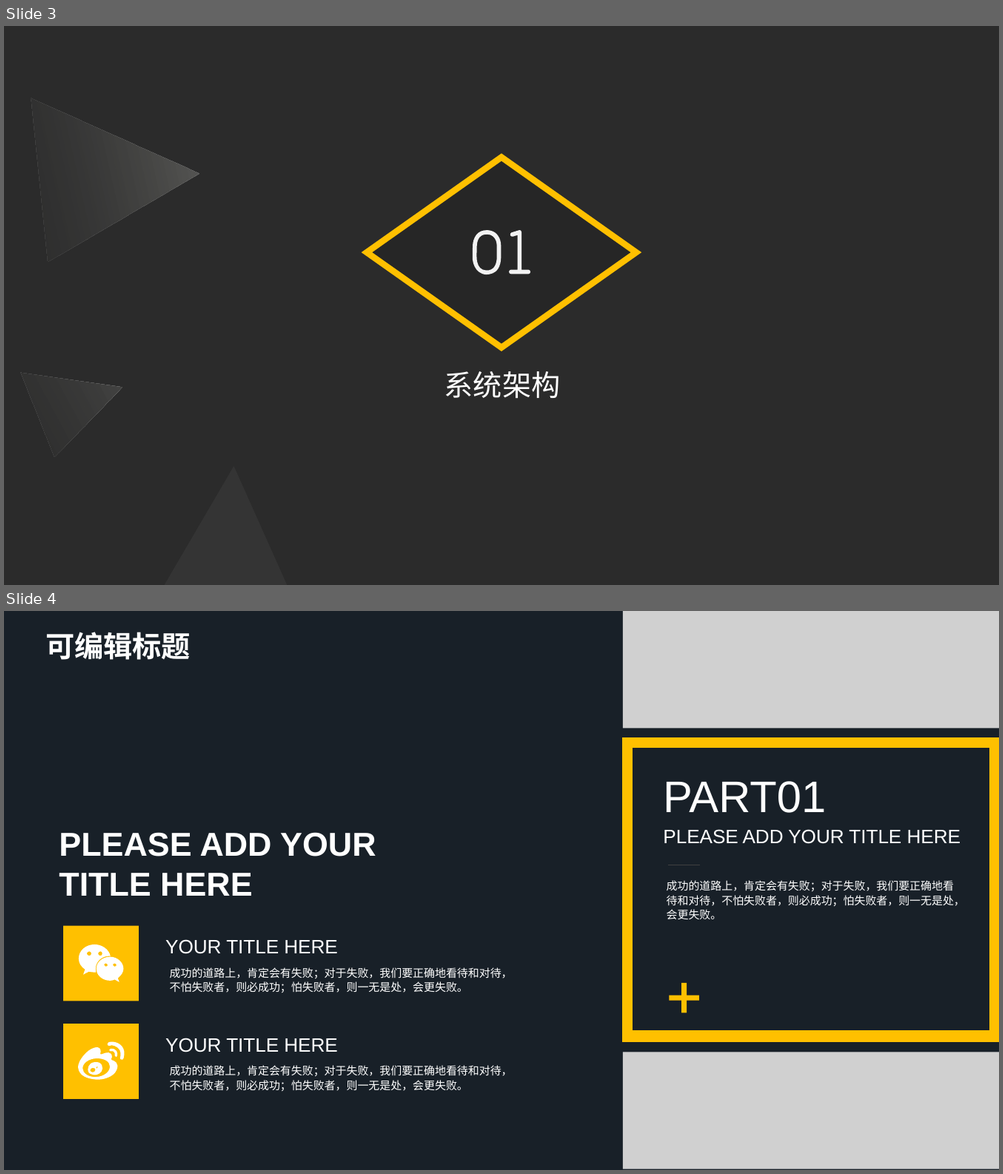
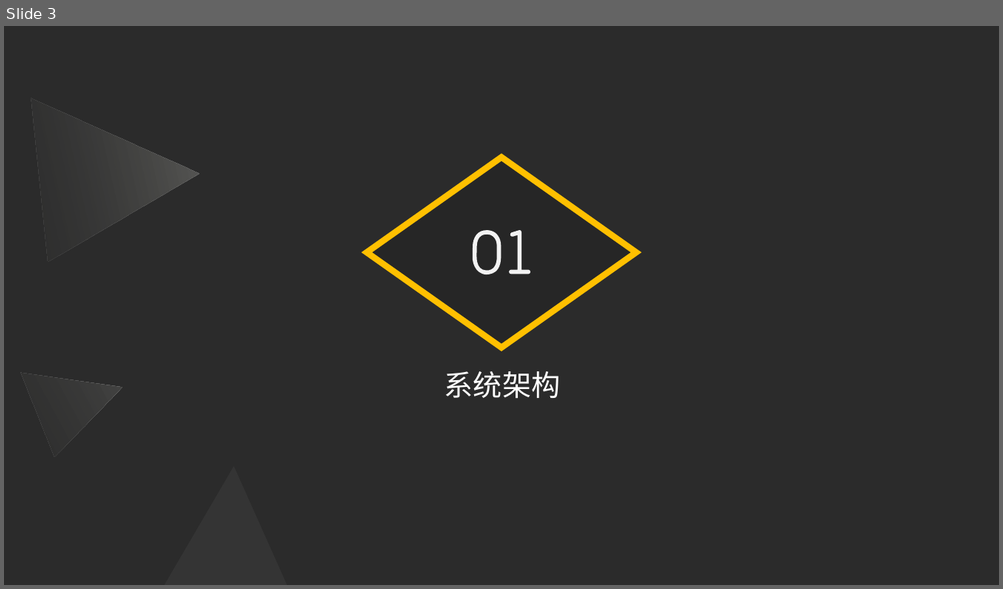
Before and after one commit to Software-Training/Development-steps, a slide deck: 项目架构与框架.pptx. Shown one above the other, each under a label of ours: slides 3 and 4 before the commit, slide 3 after it. The pictures are 1003x1174 and 1003x589 pixels, drawn with LibreOffice and Linux fonts; fonts in the diff are those of the drawing; grey boxes stand for pictures; background and template pictures are left out; a plain dark background stands for a picture behind light text. Boxes give left, top, right and bottom in pixels: in the first picture for what was removed or moved away, otherwise in the second. Text is boxed around its words. In the diff, an @@ line names an element or a change of style, - is before the commit and + after.

```diff
--- a/项目架构与框架.pptx
+++ b/项目架构与框架.pptx
@@ slide 4 removed at (4, 611, 999, 1170), background #FCFBF9 @@
@@ rectangle removed at (4, 611, 999, 1170) @@
@@ text removed at (45, 632, 190, 660) @@
-可编辑标题
@@ picture removed at (623, 611, 999, 728) @@
@@ freeform shape removed at (623, 738, 999, 1042) @@
@@ text removed at (59, 832, 375, 896) @@
-PLEASE ADD YOUR TITLE HERE
@@ group removed at (663, 781, 965, 920): 3 texts, 1 freeform shape @@
-成功的道路上，肯定会有失败；对于失败，我们要正确地看待和对待，不怕失败者，则必成功；怕失败者，则一无是处，会更失败。
-PART01
-PLEASE ADD YOUR TITLE HERE
@@ group removed at (64, 925, 512, 1001): 2 freeform shapes, 2 texts, 1 rectangle @@
-成功的道路上，肯定会有失败；对于失败，我们要正确地看待和对待，不怕失败者，则必成功；怕失败者，则一无是处，会更失败。
-YOUR TITLE HERE
@@ plus removed at (669, 983, 699, 1013) @@
@@ group removed at (64, 1025, 512, 1099): 4 freeform shapes, 2 texts, 1 rectangle @@
-成功的道路上，肯定会有失败；对于失败，我们要正确地看待和对待，不怕失败者，则必成功；怕失败者，则一无是处，会更失败。
-YOUR TITLE HERE
@@ picture removed at (623, 1053, 999, 1170) @@
```
Also in this commit, not shown: 4 slides changed, 8 slides added, 3 other slides removed.
